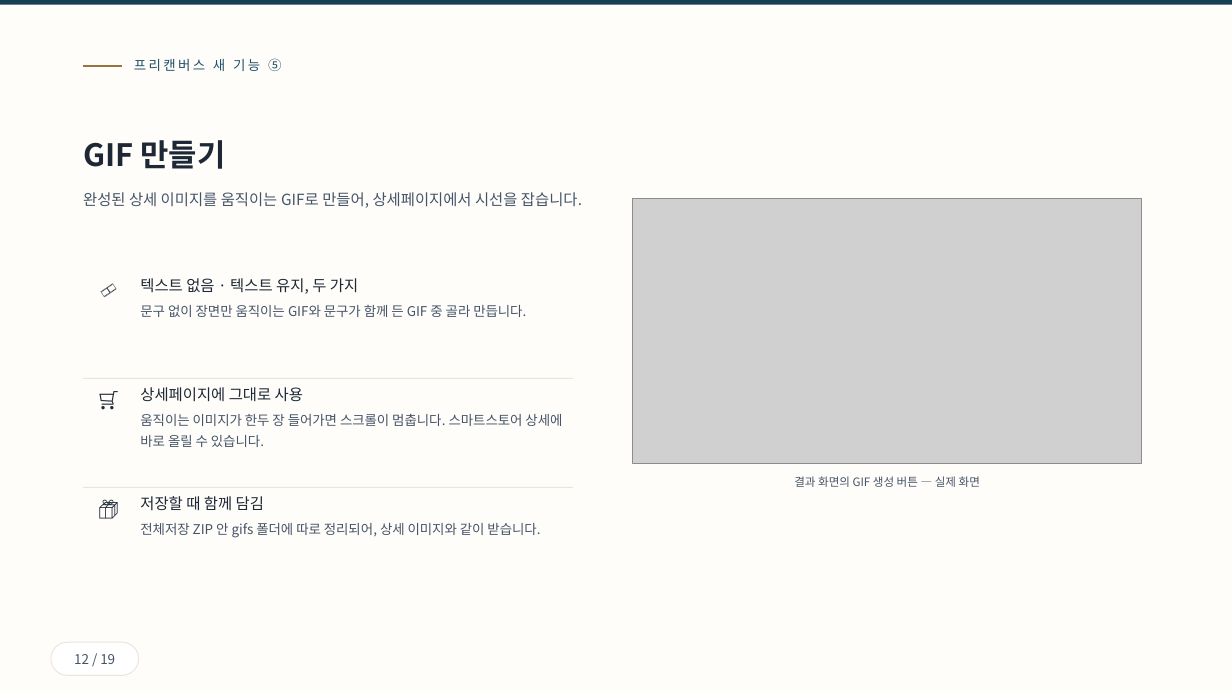
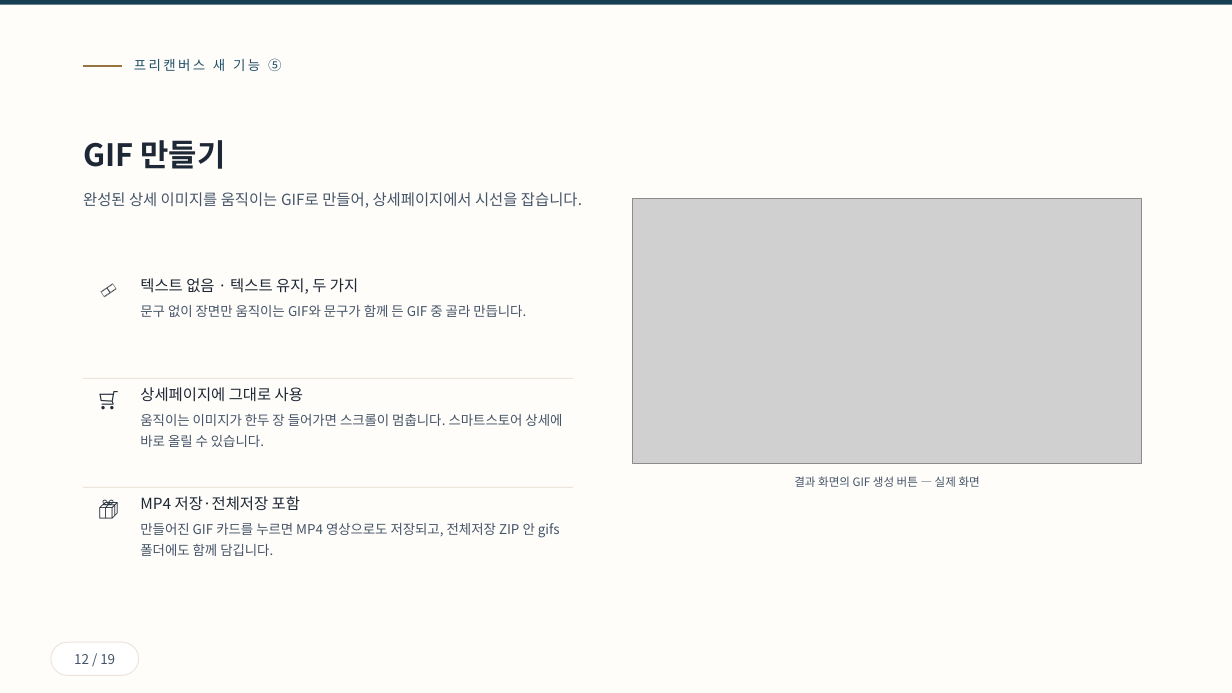
Before and after one commit to ramiteacher/searchmaster-x-freecanvas, a slide deck: slide 12 of slides.pptx. Drawn at 1232x693 pixels with LibreOffice and Linux fonts; fonts in the diff are those of the drawing; grey boxes stand for pictures. Boxes give left, top, right and bottom in pixels: in the first picture for what was removed or moved away, otherwise in the second. Text is boxed around its words. In the diff, an @@ line names an element or a change of style, - is before the commit and + after.

Commit message:
수정: GIF 카드 클릭으로 MP4 저장 가능 안내

```diff
--- a/slides.pptx
+++ b/slides.pptx
@@ text at (140,496,560,556): text changed @@
-저장할 때 함께 담김
-전체저장 ZIP 안 gifs 폴더에 따로 정리되어, 상세 이미지와 같이 받습니다.
+MP4 저장·전체저장 포함
+만들어진 GIF 카드를 누르면 MP4 영상으로도 저장되고, 전체저장 ZIP 안 gifs 폴더에도 함께 담깁니다.
```
Also in this commit, not shown: 1 other file.
